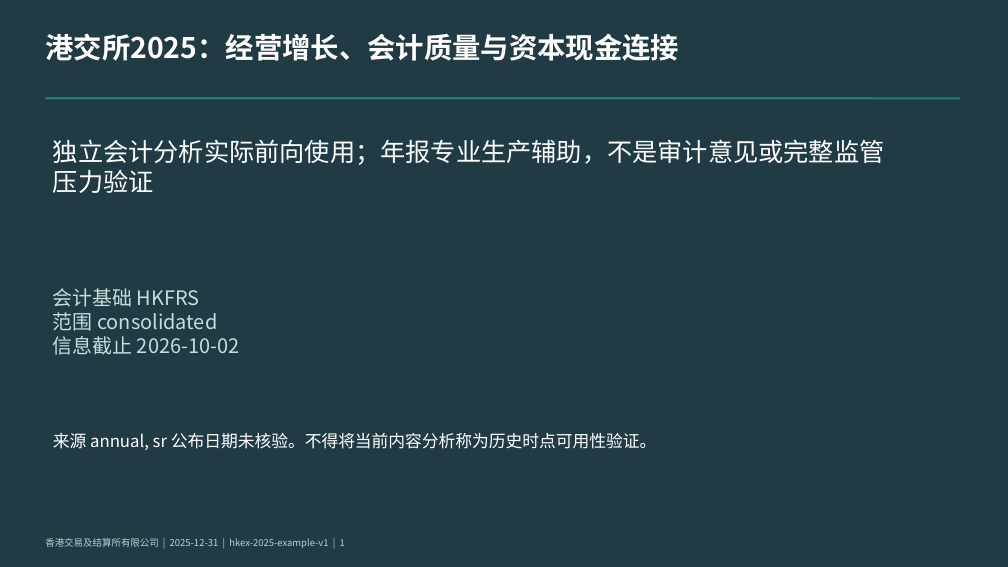
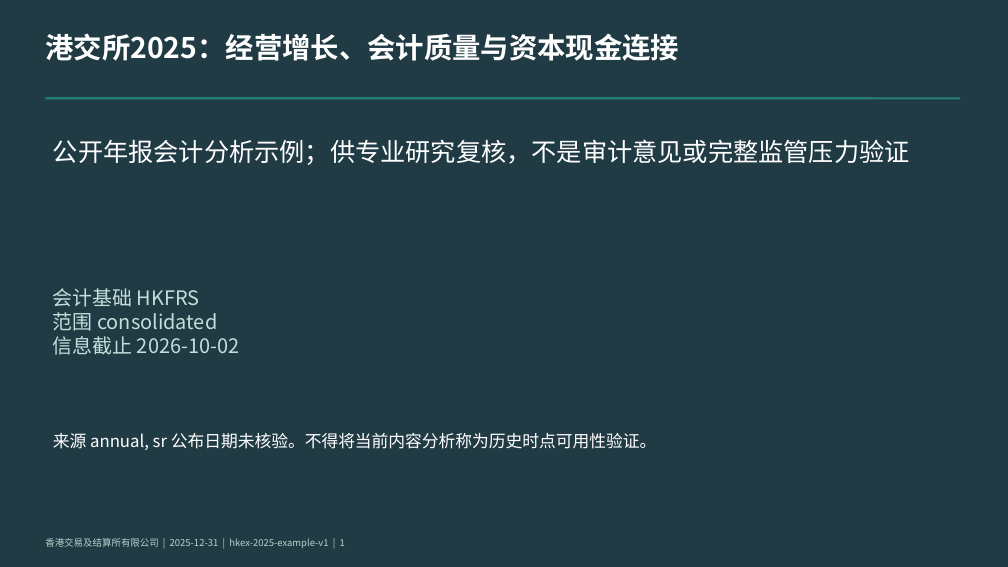
Before and after one commit to qingkongwanli0l/annual-report-analysis, a slide deck: slide 1 of examples/hkex-2025/deliverables/presentation.pptx. Drawn at 1008x567 pixels with LibreOffice and Linux fonts; fonts in the diff are those of the drawing. Boxes give left, top, right and bottom in pixels: in the first picture for what was removed or moved away, otherwise in the second. Text is boxed around its words. In the diff, an @@ line names an element or a change of style, - is before the commit and + after.

```diff
--- a/examples/hkex-2025/deliverables/presentation.pptx
+++ b/examples/hkex-2025/deliverables/presentation.pptx
@@ text at [53,139,910,165]: text changed @@
-独立会计分析实际前向使用；年报专业生产辅助，不是审计意见或完整监管
-压力验证
+公开年报会计分析示例；供专业研究复核，不是审计意见或完整监管压力验证
```
Also in this commit, not shown: 12 other slides changed, 18 slides added, 4 other files.
